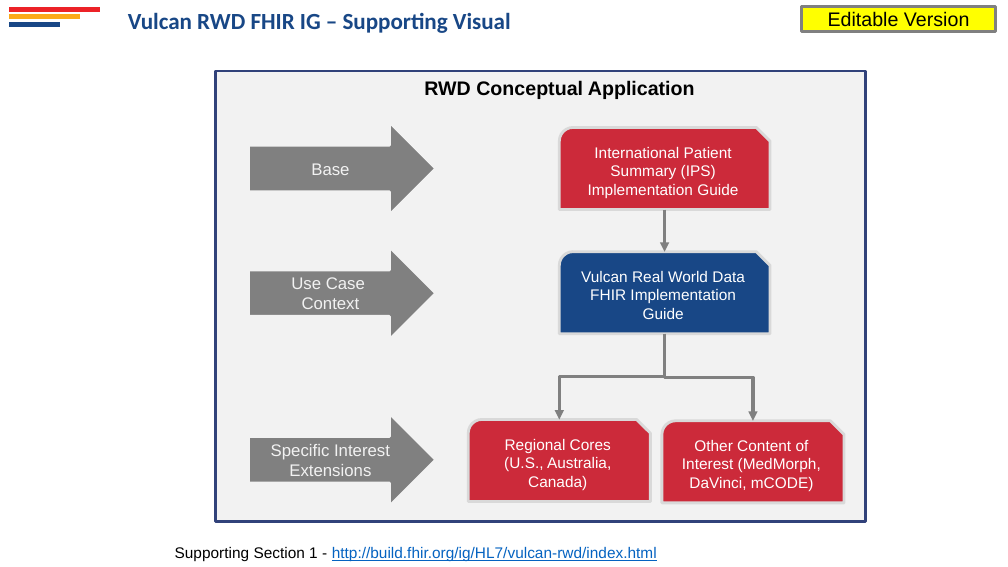
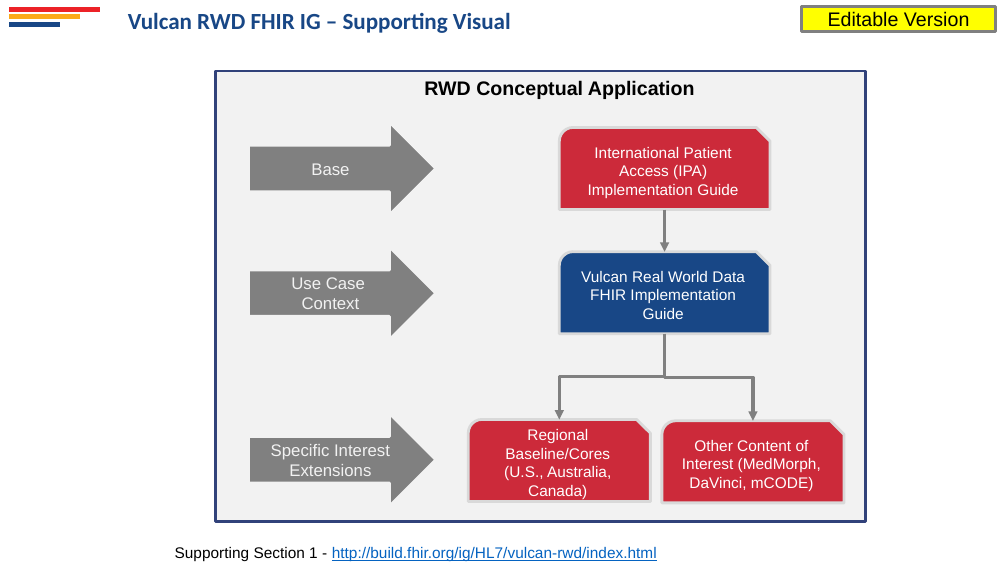
Before and after one commit to HL7/vulcan-rwd, a slide deck: slide 8 of images-source/Vulcan RWD FHIR IG. Supporting Visuals.2022-23.pptx. Drawn at 1008x567 pixels with LibreOffice and Linux fonts; fonts in the diff are those of the drawing; background and template pictures are left out. Boxes give left, top, right and bottom in pixels: in the first picture for what was removed or moved away, otherwise in the second. Text is boxed around its words. In the diff, an @@ line names an element or a change of style, - is before the commit and + after.

```diff
--- a/images-source/Vulcan RWD FHIR IG. Supporting Visuals.2022-23.pptx
+++ b/images-source/Vulcan RWD FHIR IG. Supporting Visuals.2022-23.pptx
@@ text in snip round rect at <box>588,147,738,198</box>: text changed @@
-International Patient Summary (IPS) Implementation Guide
+International Patient Access (IPA) Implementation Guide
@@ text in snip round rect at <box>505,429,610,459</box>: text changed @@
-Regional Cores
+Regional Baseline/Cores
```
Also in this commit, not shown: 1 other slide changed, 2 other files.
